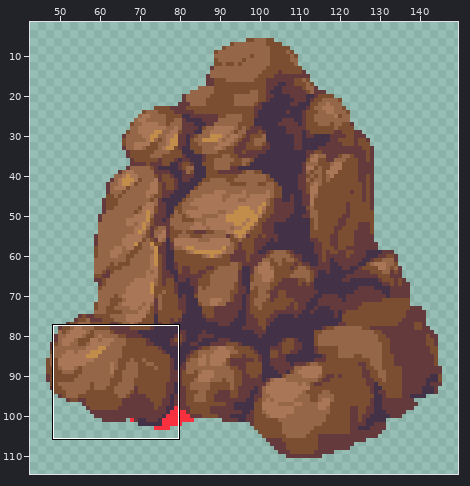
Two versions of one sprite sheet, public/assets/menhir_big_mtp_6.png. The picture above shows the old version from afar; the outline marks the close-up.
Close-up. Earlier state:
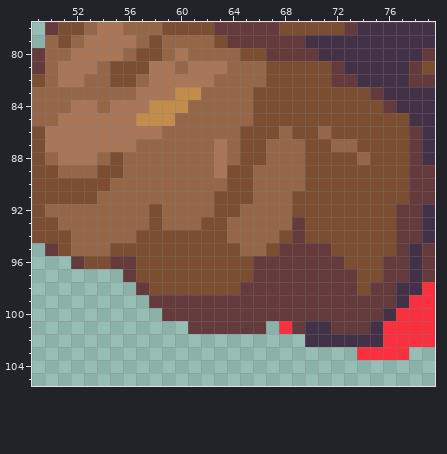
The file is 152x186 pixels. Shown: x 49..79, y 78..105. The wide view leaves out empty margins. The commit also changed other parts of the picture, which this record leaves out.
Once edited:
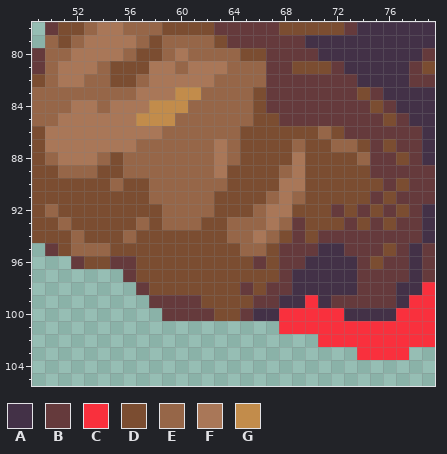
Palette (. is transparent): A #433147  B #653a3c  C #f9303d  D #7b4d31  E #966648  F #a97758  G #c28c4b
From old to new:
{"y":81,"x":67,"old":"DD","new":"BB"}
{"y":82,"x":67,"old":"DDDDD","new":"BBBBB"}
{"y":83,"x":67,"old":"DDDDDDD","new":"BBBBBBB"}
{"y":84,"x":67,"old":"DDDDDDDD","new":"BBBBBBBB"}
{"y":85,"x":68,"old":"DDDDDDDD","new":"BBBBBBBB"}
{"y":85,"x":77,"old":"D","new":"B"}
{"y":86,"x":68,"old":"E","new":"D"}
{"y":86,"x":73,"old":"DDDDD","new":"BBBBB"}
{"y":87,"x":67,"old":"EE","new":"DD"}
{"y":87,"x":75,"old":"D","new":"B"}
{"y":87,"x":77,"old":"D","new":"B"}
{"y":88,"x":67,"old":"EEE","new":"DDF"}
{"y":88,"x":75,"old":"DD","new":"BB"}
{"y":89,"x":66,"old":"EE","new":"DD"}
{"y":89,"x":69,"old":"E","new":"F"}
{"y":89,"x":75,"old":"DDD","new":"BBB"}
{"y":90,"x":56,"old":"EE","new":"DD"}
{"y":90,"x":66,"old":"EEEE","new":"DDFF"}
{"y":90,"x":76,"old":"D","new":"B"}
{"y":91,"x":54,"old":"EEEE","new":"DDDD"}
{"y":91,"x":66,"old":"E","new":"D"}
{"y":91,"x":68,"old":"ED","new":"FE"}
{"y":91,"x":75,"old":"D","new":"B"}
{"y":91,"x":77,"old":"D","new":"B"}
{"y":92,"x":51,"old":"EEEEEEE","new":"DDDDDDD"}
{"y":92,"x":65,"old":"E","new":"D"}
{"y":92,"x":67,"old":"EE","new":"FF"}
{"y":92,"x":72,"old":"D","new":"B"}
{"y":92,"x":74,"old":"D","new":"B"}
{"y":92,"x":76,"old":"DB","new":"BD"}
{"y":93,"x":52,"old":"EEEEE","new":"DDDDD"}
{"y":93,"x":67,"old":"E","new":"F"}
{"y":93,"x":73,"old":"D","new":"B"}
{"y":93,"x":75,"old":"D","new":"B"}
{"y":94,"x":53,"old":"EEE","new":"DDD"}
{"y":94,"x":66,"old":"E","new":"F"}
{"y":94,"x":71,"old":"DDDDDD","new":"BBBBBB"}
{"y":95,"x":71,"old":"BDDDD","new":"AABBB"}
{"y":96,"x":67,"old":"B","new":"D"}
{"y":96,"x":70,"old":"BBBDD","new":"AAAAB"}
{"y":97,"x":66,"old":"BB","new":"DD"}
{"y":97,"x":69,"old":"BBBBBDD","new":"AAAAABB"}
{"y":98,"x":66,"old":"B","new":"D"}
{"y":98,"x":69,"old":"BBBBBD","new":"AAAAAB"}
{"y":99,"x":62,"old":"BBBB","new":"DDDD"}
{"y":99,"x":68,"old":"BBBB","new":"AACA"}
{"y":100,"x":63,"old":"BB","new":"DD"}
{"y":100,"x":66,"old":"BBBBBBBBBB","new":"AACCCCCAAA"}
{"y":101,"x":61,"old":"BBBBBB","new":"......"}
{"y":101,"x":69,"old":"BAABBBA","new":"CCCCCCC"}
{"y":102,"x":70,"old":"AAAAAA","new":".CCCCC"}
